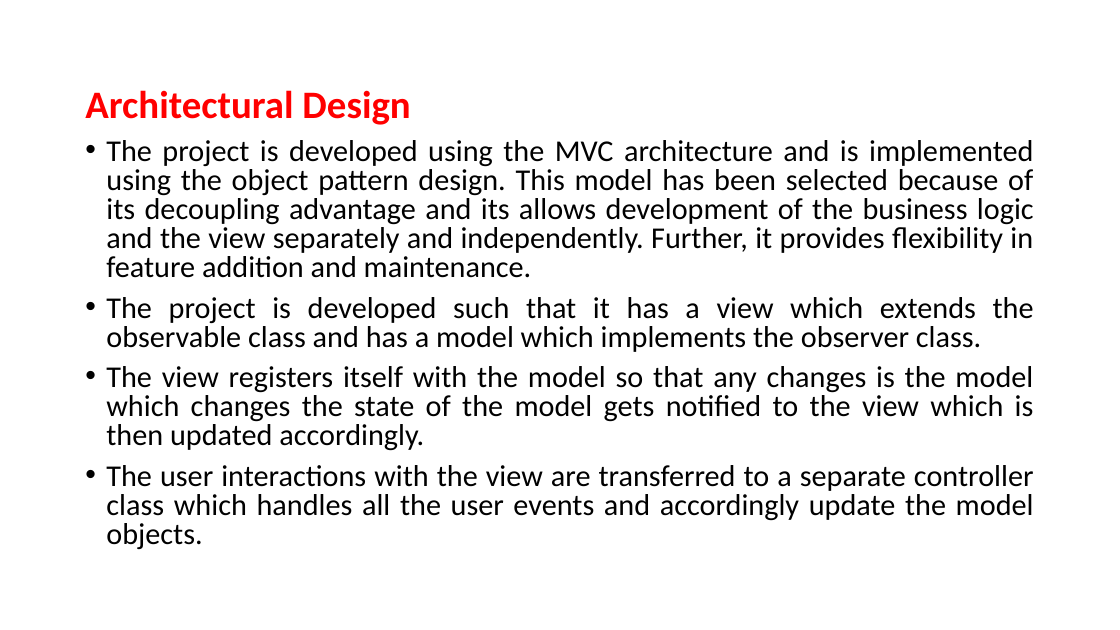
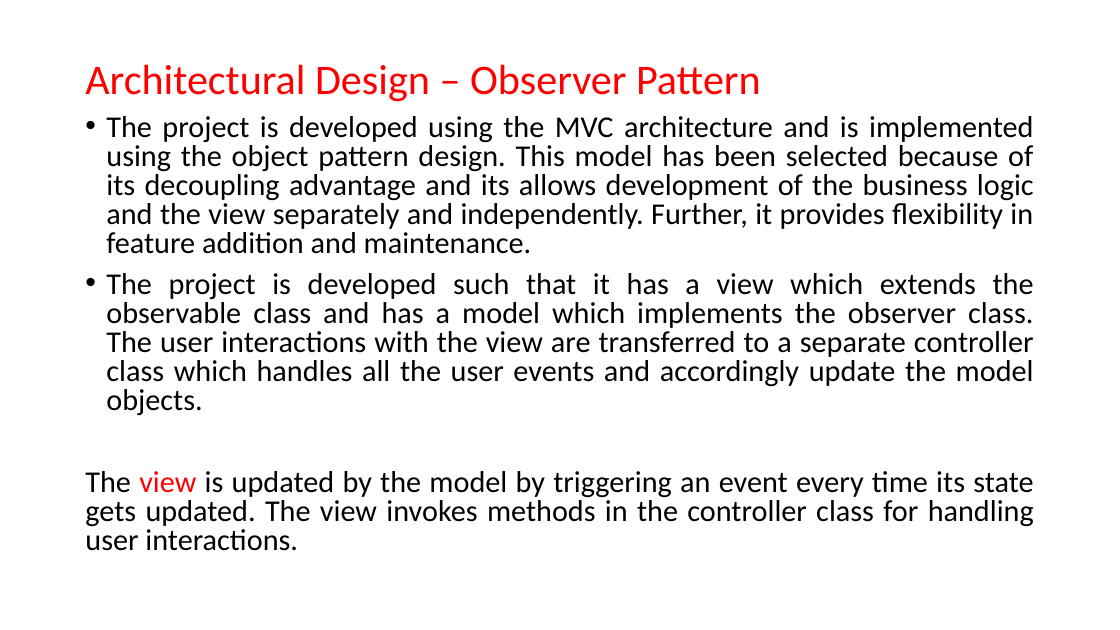
Before and after one commit to umerkk/TD-Game, a slide deck: slide 6 of document/Presentation.pptx (slide 4 before the commit). Drawn at 1120x630 pixels with LibreOffice and Linux fonts; fonts in the diff are those of the drawing. Boxes give left, top, right and bottom in pixels: in the first picture for what was removed or moved away, otherwise in the second. Text is boxed around its words. In the diff, an @@ line names an element or a change of style, - is before the commit and + after.

```diff
--- a/document/Presentation.pptx
+++ b/document/Presentation.pptx
@@ text "Architectural Design – Observer Pattern": place and size @@
-text "Architectural Design – Observer Pattern" at (85,90,1034,549)
+text "Architectural Design – Observer Pattern" at (85,64,1034,551)
@@ text at (85,64,761,102): text changed; size 33.3 to 36.1 pt; bold off @@
-Architectural Design
+Architectural Design – Observer Pattern
@@ text at (85,273,1034,551): text changed @@
-• The project is developed such that it has a view which extends the observable class and has a model which implements the observer class.
-• The view registers itself with the model so that any changes is the model which changes the state of the model gets notified to the view which is then updated accordingly.
-• The user interactions with the view are transferred to a separate controller class which handles all the user events and accordingly update the model objects.
+• The project is developed such that it has a view which extends the observable class and has a model which implements the observer class. The user interactions with the view are transferred to a separate controller class which handles all the user events and accordingly update the model objects.
+The view is updated by the model by triggering an event every time its state gets updated. The view invokes methods in the controller class for handling user interactions.
```
Also in this commit, not shown: 4 other slides changed, 9 slides added, 7 slides removed, 1 other file.
